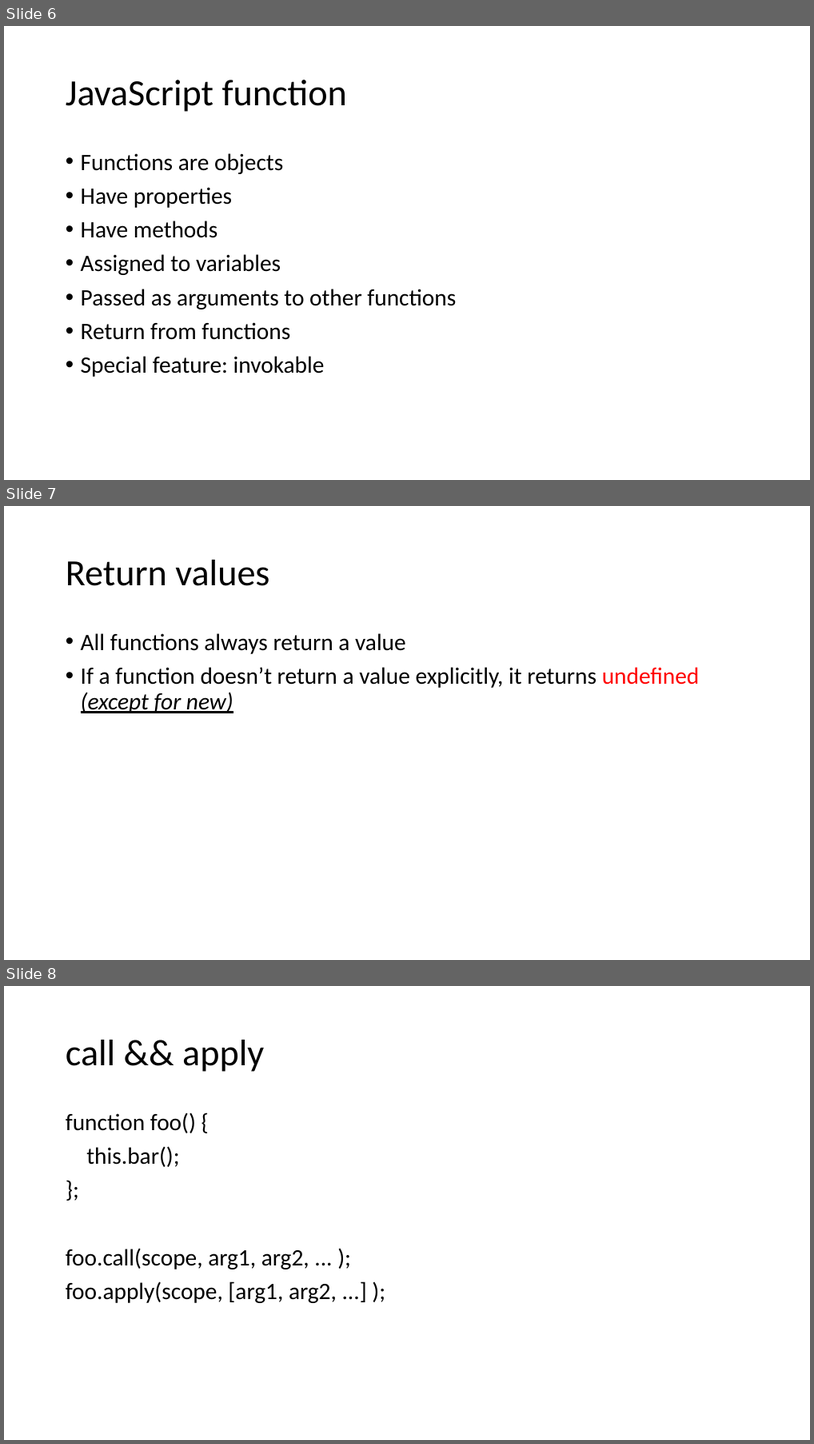
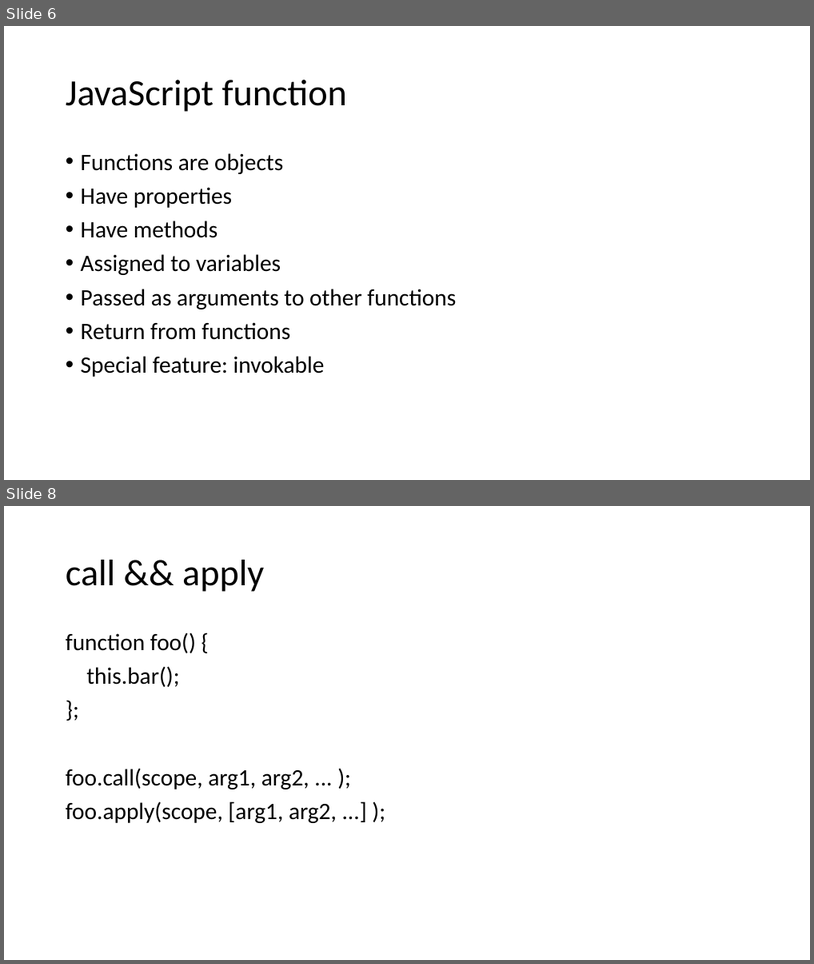
Before and after one commit to logan2013/java8, a slide deck: JavaScript.pptx. Shown one above the other, each under a label of ours: slides 6, 7 and 8 before the commit, slides 6 and 8 after it; the slides between them are not shown. The pictures are 814x1444 and 814x964 pixels, drawn with LibreOffice and Linux fonts; fonts in the diff are those of the drawing. Boxes give left, top, right and bottom in pixels: in the first picture for what was removed or moved away, otherwise in the second. Text is boxed around its words. In the diff, an @@ line names an element or a change of style, - is before the commit and + after.

```diff
--- a/JavaScript.pptx
+++ b/JavaScript.pptx
@@ slide 7 removed at (4,506,810,960), background #FFFFFF @@
@@ title removed at (66,560,270,586) @@
-Return values
@@ text removed at (81,633,700,713) @@
-• All functions always return a value
-• If a function doesn’t return a value explicitly, it returns undefined (except for new)
```
Also in this commit, not shown: 3 slides changed, 10 slides added, 2 other slides removed.
